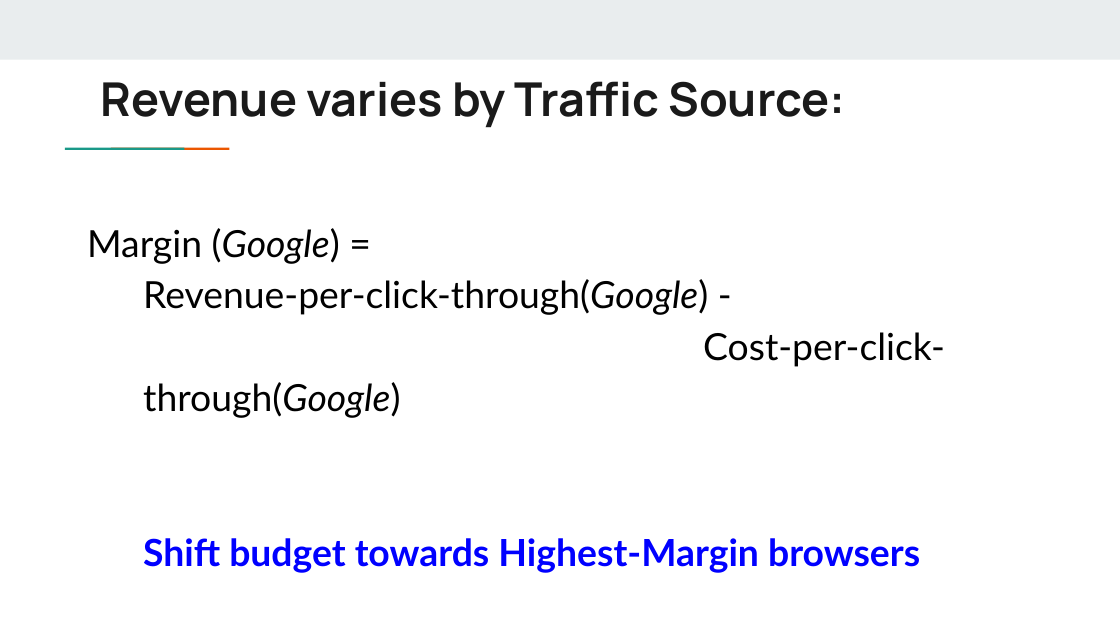
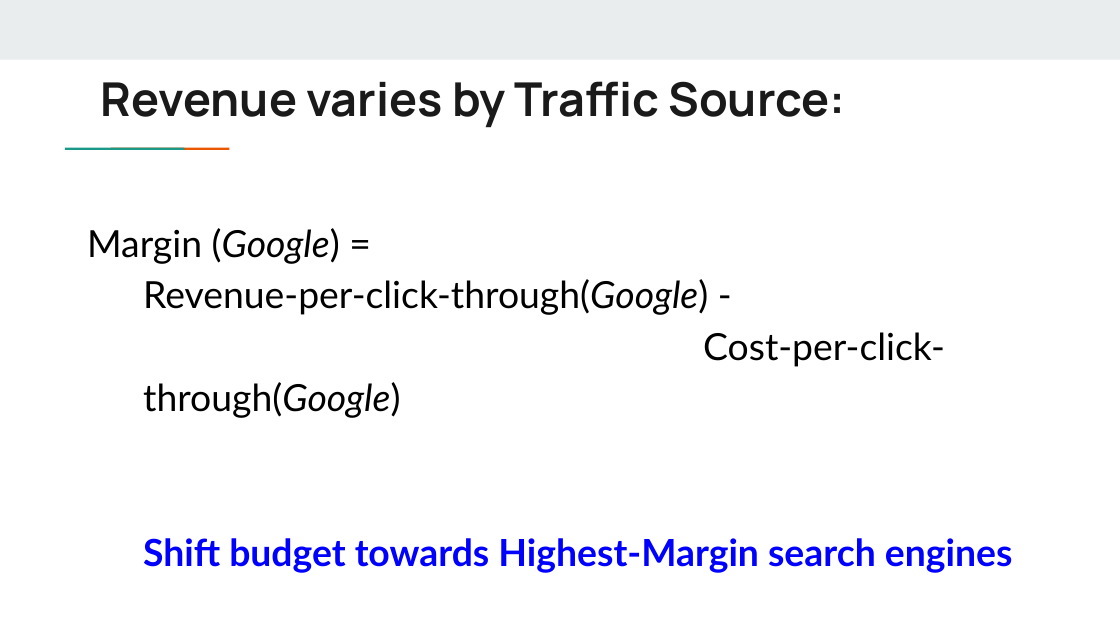
Before and after one commit to gwenspencer/Data_Challenges, a slide deck: slide 10 of Data Challenge 3/Gwen_Spencer_Slides_DC3.pptx (slide 9 before the commit). Drawn at 1120x630 pixels with LibreOffice and Linux fonts; fonts in the diff are those of the drawing. Boxes give left, top, right and bottom in pixels: in the first picture for what was removed or moved away, otherwise in the second. Text is boxed around its words. In the diff, an @@ line names an element or a change of style, - is before the commit and + after.

Commit message:
updated dc 3 slides

```diff
--- a/Data Challenge 3/Gwen_Spencer_Slides_DC3.pptx
+++ b/Data Challenge 3/Gwen_Spencer_Slides_DC3.pptx
@@ text at (143,538,1013,573): text changed @@
-Shift budget towards Highest-Margin browsers
+Shift budget towards Highest-Margin search engines
```
Also in this commit, not shown: 1 slide added, 1 other file.
